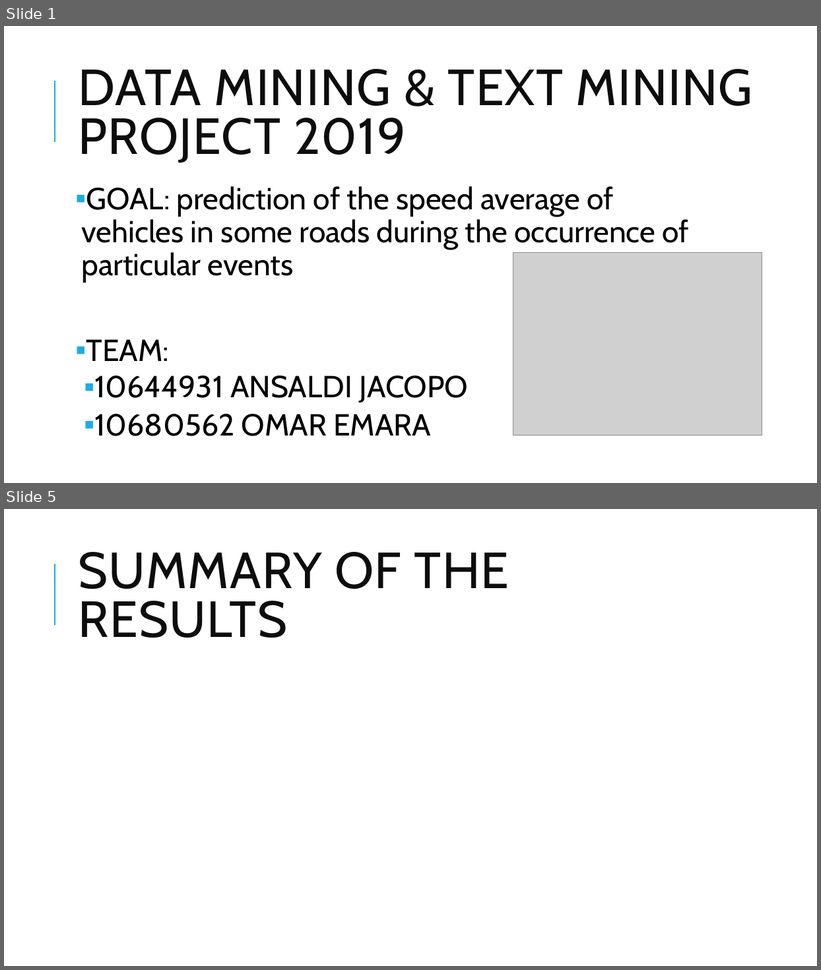
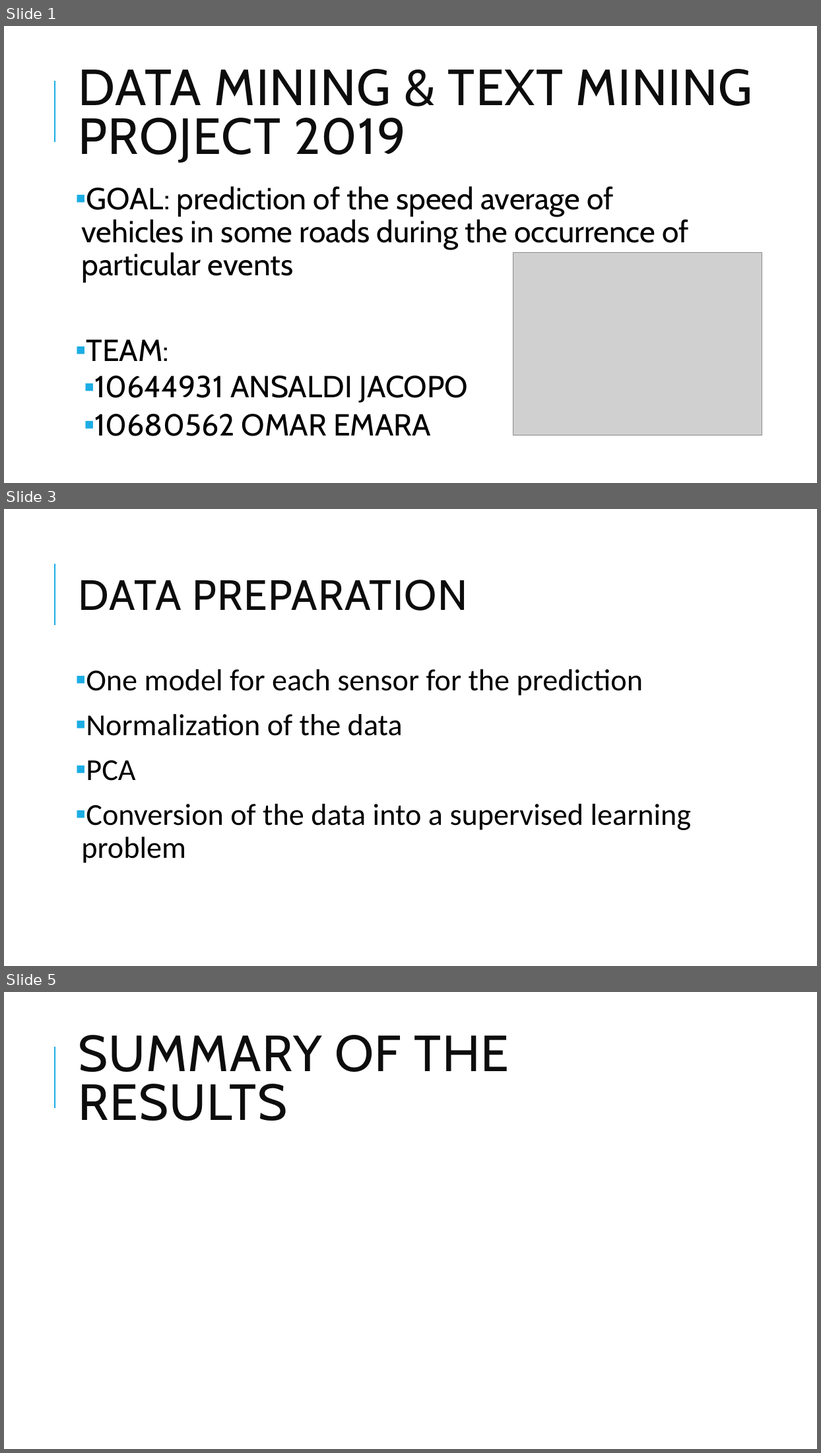
Before and after one commit to 0m4ric4/DMTM-Project, a slide deck: submission/XXXXXXXX-FamilyName/Presentation/PresentationStructure.pptx. Shown one above the other, each under a label of ours: slides 1 and 5 before the commit, slides 1, 3 and 5 after it; the slides between them are not shown. The pictures are 821x970 and 821x1453 pixels, drawn with LibreOffice and Linux fonts; fonts in the diff are those of the drawing; grey boxes stand for pictures. Boxes give left, top, right and bottom in pixels: in the first picture for what was removed or moved away, otherwise in the second. Text is boxed around its words. In the diff, an @@ line names an element or a change of style, - is before the commit and + after.

```diff
--- a/submission/XXXXXXXX-FamilyName/Presentation/PresentationStructure.pptx
+++ b/submission/XXXXXXXX-FamilyName/Presentation/PresentationStructure.pptx
@@ slide 3 added at box(4, 509, 817, 966), background #FFFFFF; not listed: 1 template element that a slide beside it also shows @@
@@ title added at box(79, 580, 468, 611), 50 pt, text #0D0D0D @@
+DATA PREPARATION
@@ text added at box(81, 669, 692, 863), 36 pt, text #000000 @@
+▪ One model for each sensor for the prediction
+▪ Normalization of the data
+▪ PCA
+▪ Conversion of the data into a supervised learning problem
```
Also in this commit, not shown: 1 slide changed, 1 other slide added, 2 slides removed, 1 other file.
